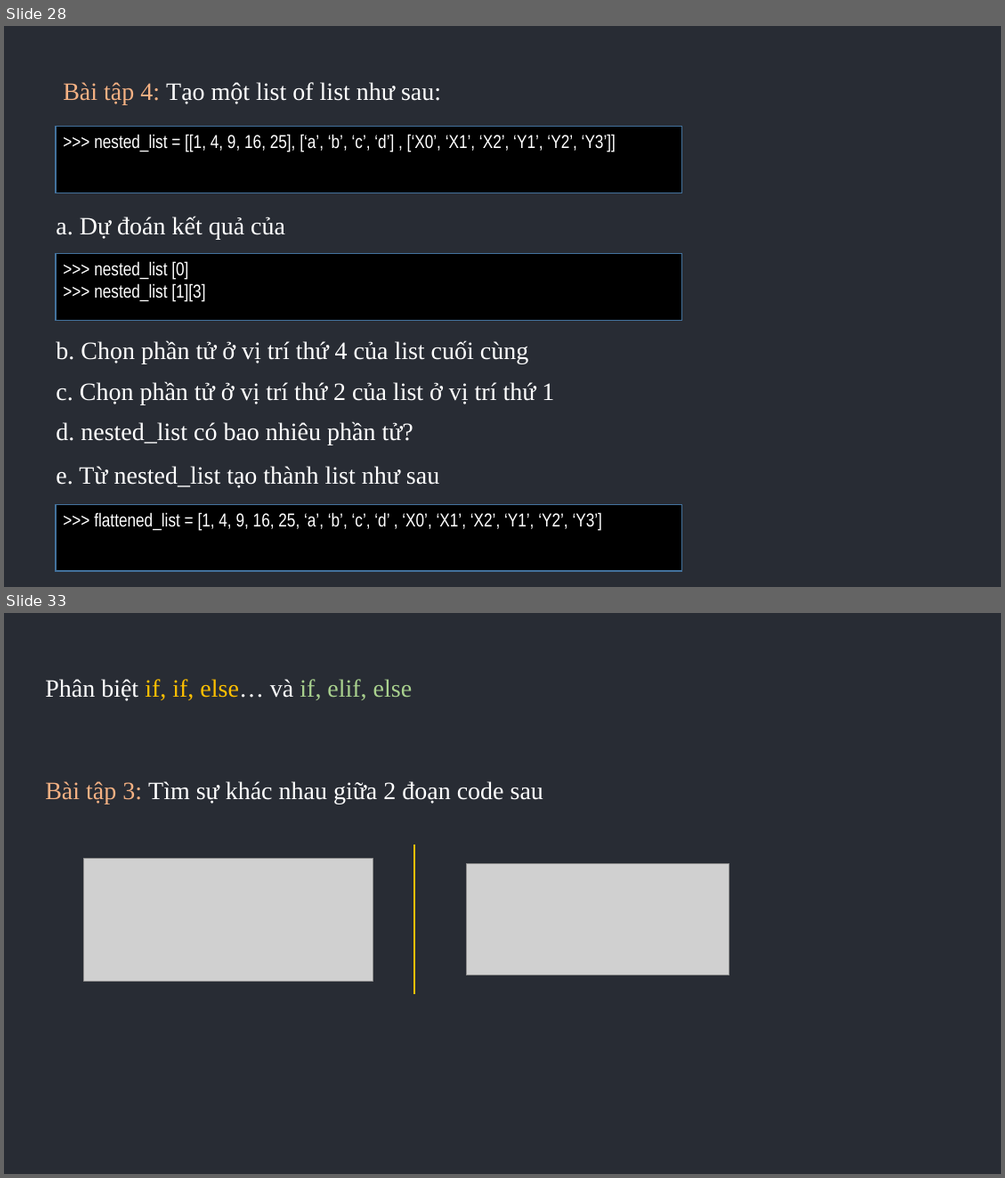
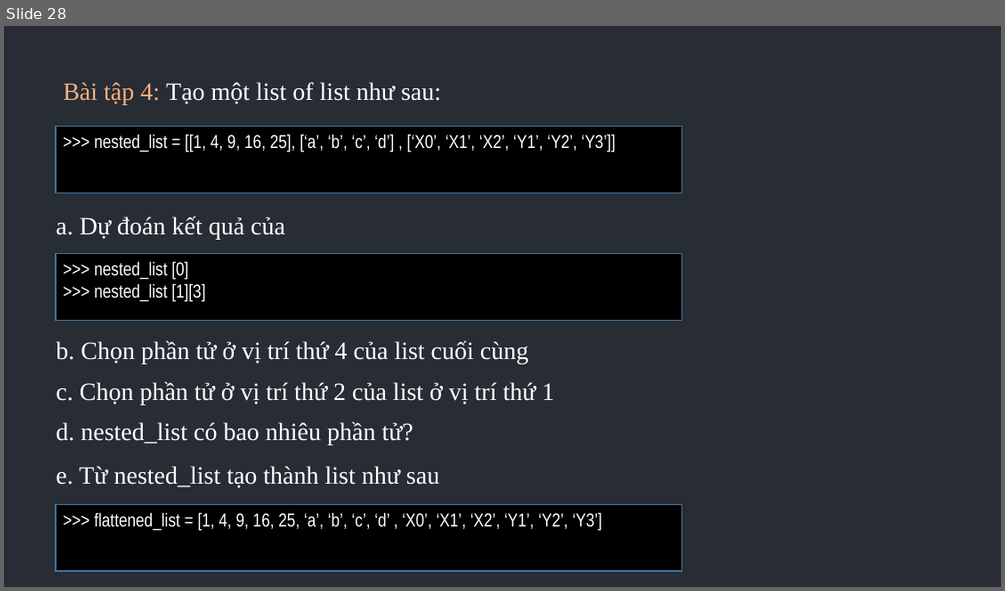
Before and after one commit to KataNguyen/datadriven-project, a slide deck: corp_training/Python Training - Week 1.pptx. Shown one above the other, each under a label of ours: slides 28 and 33 before the commit, slide 28 after it; the slides between them are not shown. The pictures are 1005x1178 and 1005x591 pixels, drawn with LibreOffice and Linux fonts; fonts in the diff are those of the drawing; grey boxes stand for pictures. Boxes give left, top, right and bottom in pixels: in the first picture for what was removed or moved away, otherwise in the second. Text is boxed around its words. In the diff, an @@ line names an element or a change of style, - is before the commit and + after.

```diff
--- a/corp_training/Python Training - Week 1.pptx
+++ b/corp_training/Python Training - Week 1.pptx
@@ slide 33 removed at box(4, 613, 1001, 1174), background #282C34 @@
@@ text removed at box(45, 679, 412, 701) @@
-Phân biệt if, if, else… và if, elif, else
@@ text removed at box(45, 781, 543, 804) @@
-Bài tập 3: Tìm sự khác nhau giữa 2 đoạn code sau
@@ line removed from (414, 844) to (414, 994) @@
@@ picture removed at box(84, 859, 372, 981) @@
@@ picture removed at box(466, 863, 729, 975) @@
```
Also in this commit, not shown: 19 other slides removed, 15 other files.
